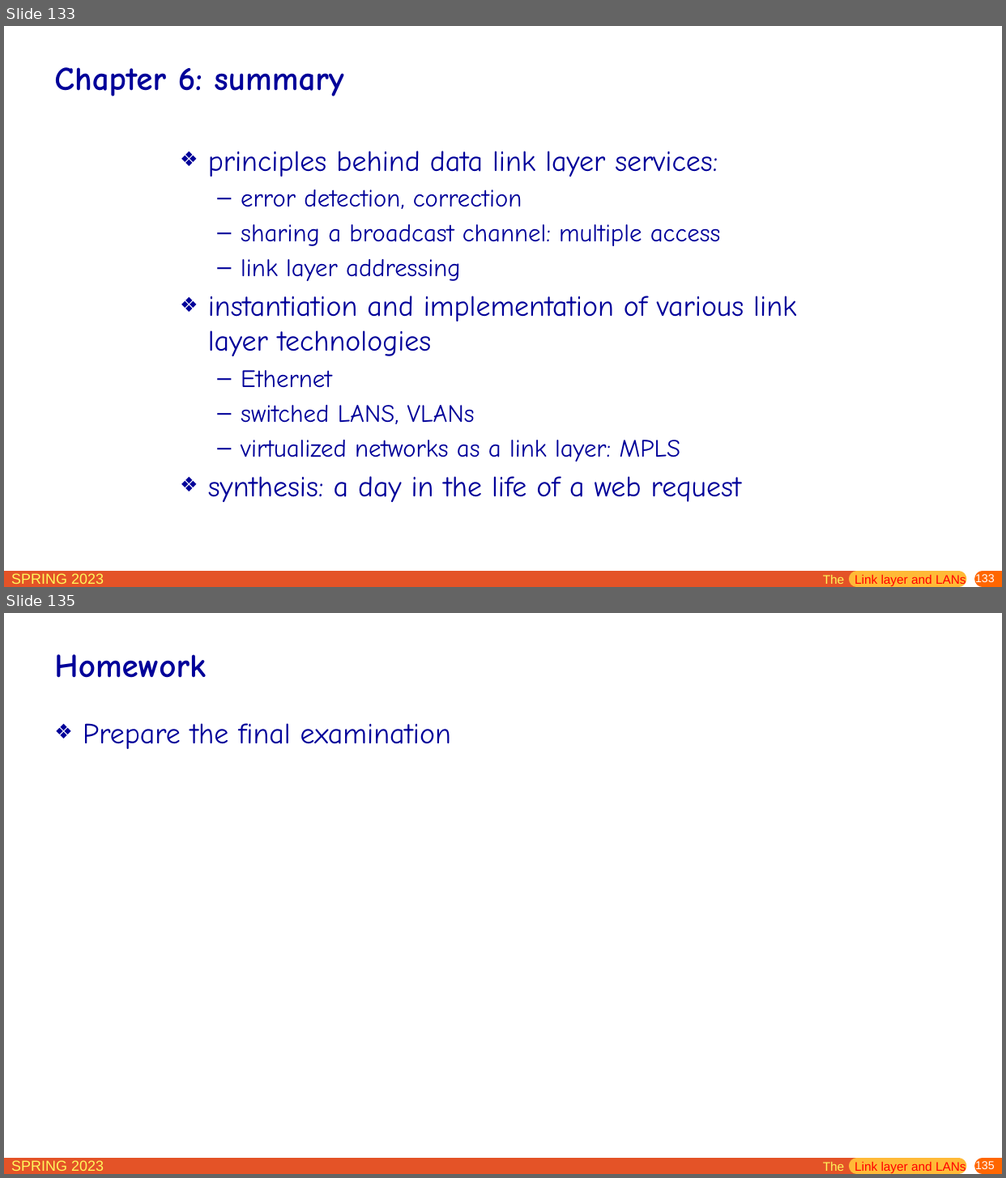
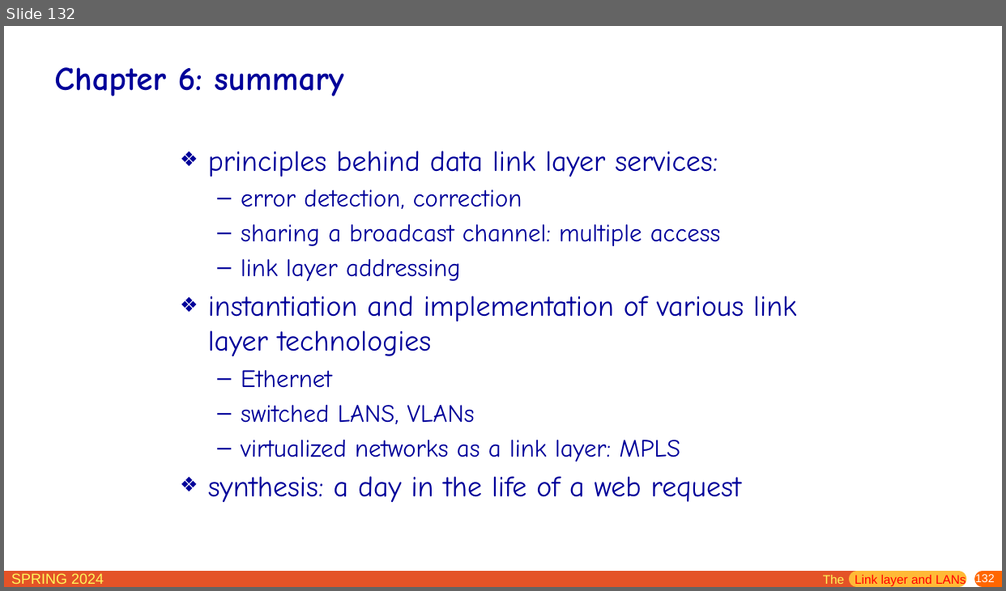
Before and after one commit to network-whu/slides, a slide deck: pptx/chapter6.pptx. Shown one above the other, each under a label of ours: slides 133 and 135 before the commit, slide 132 after it; the slides between them are not shown. The pictures are 1006x1178 and 1006x591 pixels, drawn with LibreOffice and Linux fonts; fonts in the diff are those of the drawing. Boxes give left, top, right and bottom in pixels: in the first picture for what was removed or moved away, otherwise in the second. Text is boxed around its words. In the diff, an @@ line names an element or a change of style, - is before the commit and + after.

```diff
--- a/pptx/chapter6.pptx
+++ b/pptx/chapter6.pptx
@@ slide 135 removed at (4, 613, 1002, 1174), background #FFFFFF; not listed: 5 template elements that a slide beside it also shows @@
@@ title removed at (54, 654, 206, 678) @@
-Homework
@@ text removed at (83, 723, 451, 749) @@
-❖ Prepare the final examination
@@ text removed at (823, 1161, 966, 1174) @@
-The Link layer and LANs
@@ what was slide 133 is now slide 132 @@
@@ slide 132 changed as well @@
@@ text at (11, 574, 104, 584): text changed @@
-SPRING 2023
+SPRING 2024
@@ page number at (975, 574, 995, 586): text changed @@
-133
+132
```
Also in this commit, not shown: 136 other slides changed, 13 other slides removed.
